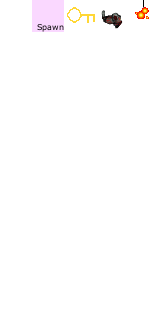
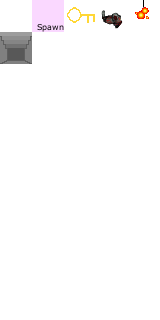
Layered file, before and after one edit (160px x 320px). Changes by layer:
painted on "Object" over [0, 32, 32, 64]
